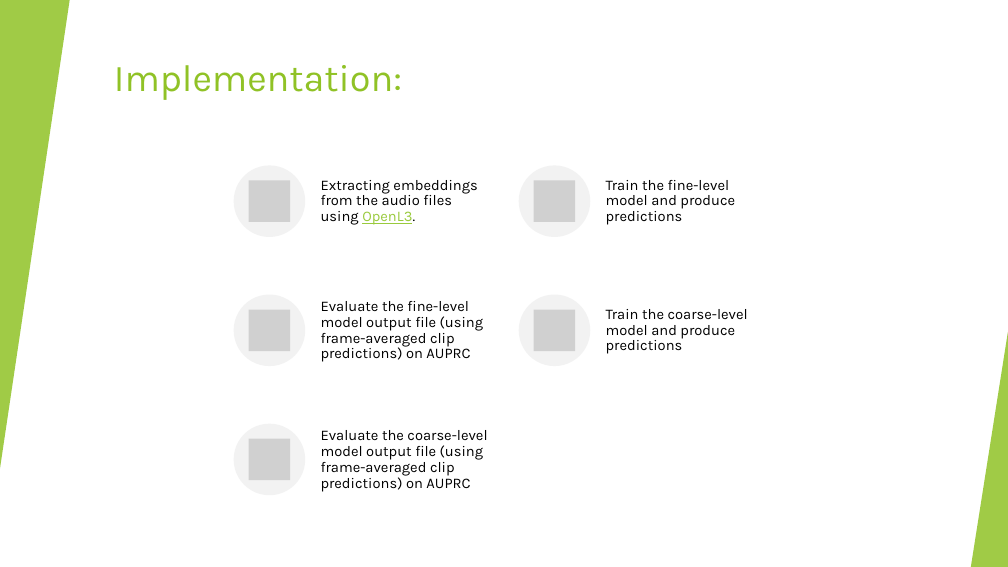
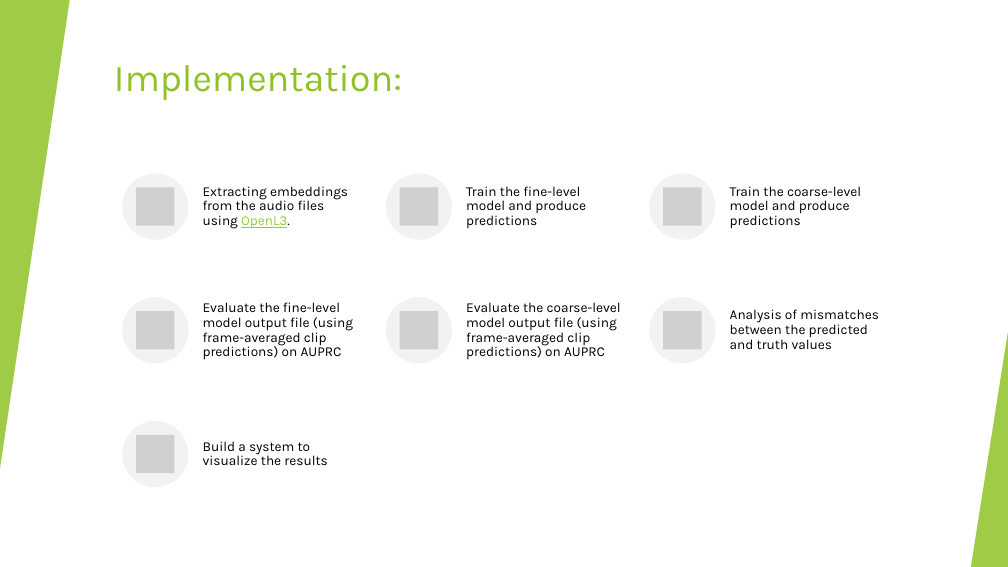
Before and after one commit to uic-big-data/final-project-urban-noise, a slide deck: slide 7 of CS 594 Data Visualization Midterm.pptx. Drawn at 1008x567 pixels with LibreOffice and Linux fonts; fonts in the diff are those of the drawing; grey boxes stand for pictures. Boxes give left, top, right and bottom in pixels: in the first picture for what was removed or moved away, otherwise in the second. Text is boxed around its words. In the diff, an @@ line names an element or a change of style, - is before the commit and + after.

Commit message:
graphs

```diff
--- a/CS 594 Data Visualization Midterm.pptx
+++ b/CS 594 Data Visualization Midterm.pptx
@@ ellipse: place and size @@
-ellipse at (234, 166, 306, 237)
+ellipse at (123, 173, 189, 240)
@@ text "Extracting embeddings from the audio ...": place and size @@
-text "Extracting embeddings from the audio ..." at (321, 180, 477, 225)
+text "Extracting embeddings from the audio ..." at (203, 186, 348, 229)
@@ text "Train the fine-level model and ...": place and size @@
-text "Train the fine-level model and ..." at (606, 180, 735, 225)
+text "Train the fine-level model and ..." at (466, 186, 586, 228)
@@ ellipse: place and size @@
-ellipse at (519, 166, 591, 237)
+ellipse at (650, 173, 716, 240)
@@ text "Train the coarse-level model and ...": place and size @@
-text "Train the coarse-level model and ..." at (606, 309, 748, 354)
+text "Train the coarse-level model and ..." at (730, 186, 861, 229)
@@ picture: place and size @@
-picture at (534, 181, 575, 222)
+picture at (400, 188, 439, 226)
@@ ellipse: place and size @@
-ellipse at (234, 295, 306, 367)
+ellipse at (123, 297, 189, 364)
@@ text "Evaluate the fine-level model output ...": place and size @@
-text "Evaluate the fine-level model output ..." at (321, 301, 483, 362)
+text "Evaluate the fine-level model output ..." at (203, 302, 353, 360)
@@ size 14 to 13 pt in 5 elements at (203, 302, 353, 360), (203, 186, 348, 229), (466, 186, 586, 228), (730, 186, 861, 229), (466, 302, 621, 359) @@
@@ text "Evaluate the coarse-level model output ...": place and size @@
-text "Evaluate the coarse-level model output ..." at (321, 430, 487, 492)
+text "Evaluate the coarse-level model output ..." at (466, 302, 621, 359)
@@ ellipse: place and size @@
-ellipse at (519, 295, 591, 367)
+ellipse at (650, 297, 716, 364)
@@ ellipse: place and size @@
-ellipse at (234, 423, 306, 495)
+ellipse at (123, 421, 189, 488)
@@ group added at (136, 173, 879, 473): 6 pictures, 2 ellipses, 2 texts @@
+Analysis of mismatches between the predicted and truth values
+Build a system to visualize the results
@@ group removed at (249, 181, 575, 480): 4 pictures @@
```
